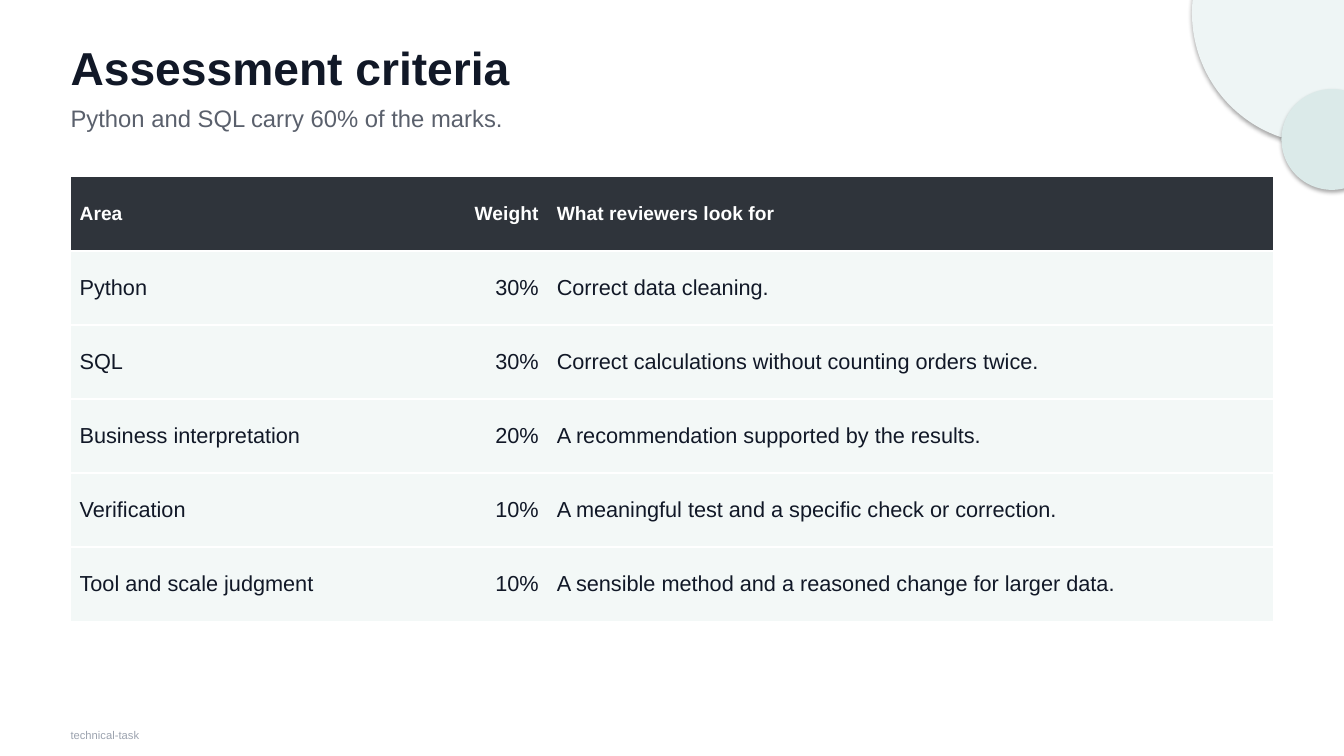
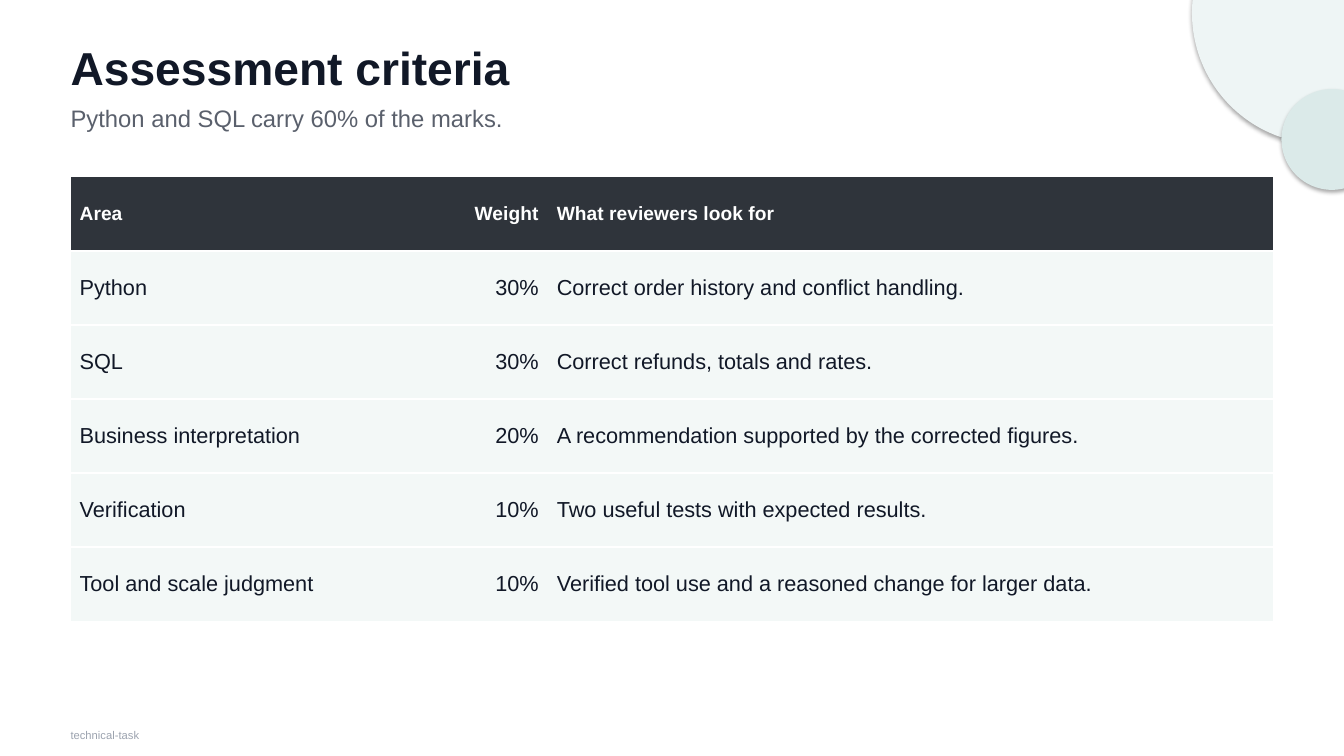
Before and after one commit to Jasonada13/ai-solutions-intern-task, a slide deck: slide 4 of docs/technical-task.pptx. Drawn at 1344x756 pixels with LibreOffice and Linux fonts; fonts in the diff are those of the drawing. Boxes give left, top, right and bottom in pixels: in the first picture for what was removed or moved away, otherwise in the second. Text is boxed around its words. In the diff, an @@ line names an element or a change of style, - is before the commit and + after.

Commit message:
Replace cleaning exercise with advanced report investigation

```diff
--- a/docs/technical-task.pptx
+++ b/docs/technical-task.pptx
@@ table at bbox=[71, 177, 1274, 621] @@
-row 2, column 3: Correct data cleaning.
+row 2, column 3: Correct order history and conflict handling.
-row 3, column 3: Correct calculations without counting orders twice.
+row 3, column 3: Correct refunds, totals and rates.
-row 4, column 3: A recommendation supported by the results.
+row 4, column 3: A recommendation supported by the corrected figures.
-row 5, column 3: A meaningful test and a specific check or correction.
+row 5, column 3: Two useful tests with expected results.
-row 6, column 3: A sensible method and a reasoned change for larger data.
+row 6, column 3: Verified tool use and a reasoned change for larger data.
```
Also in this commit, not shown: 5 other slides changed, 13 other files.
